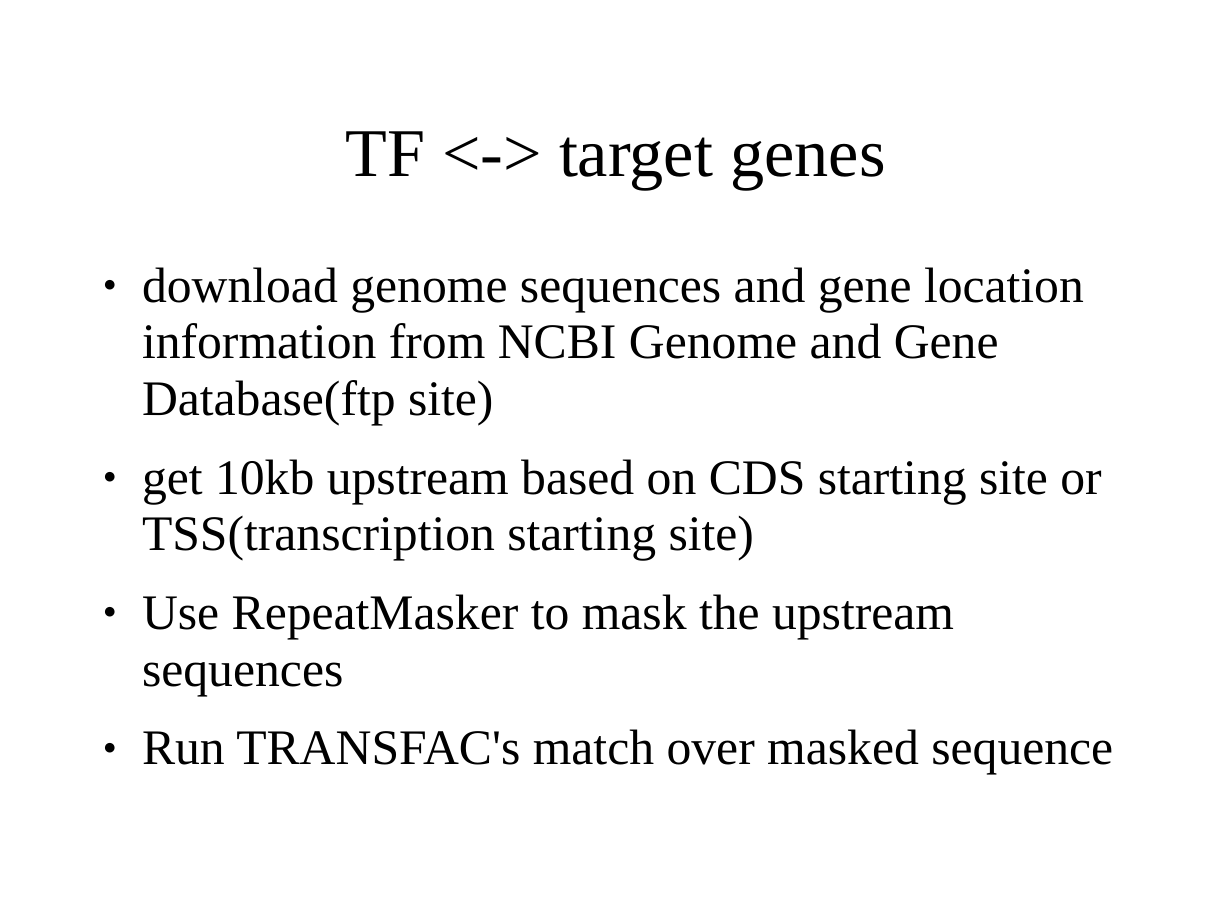
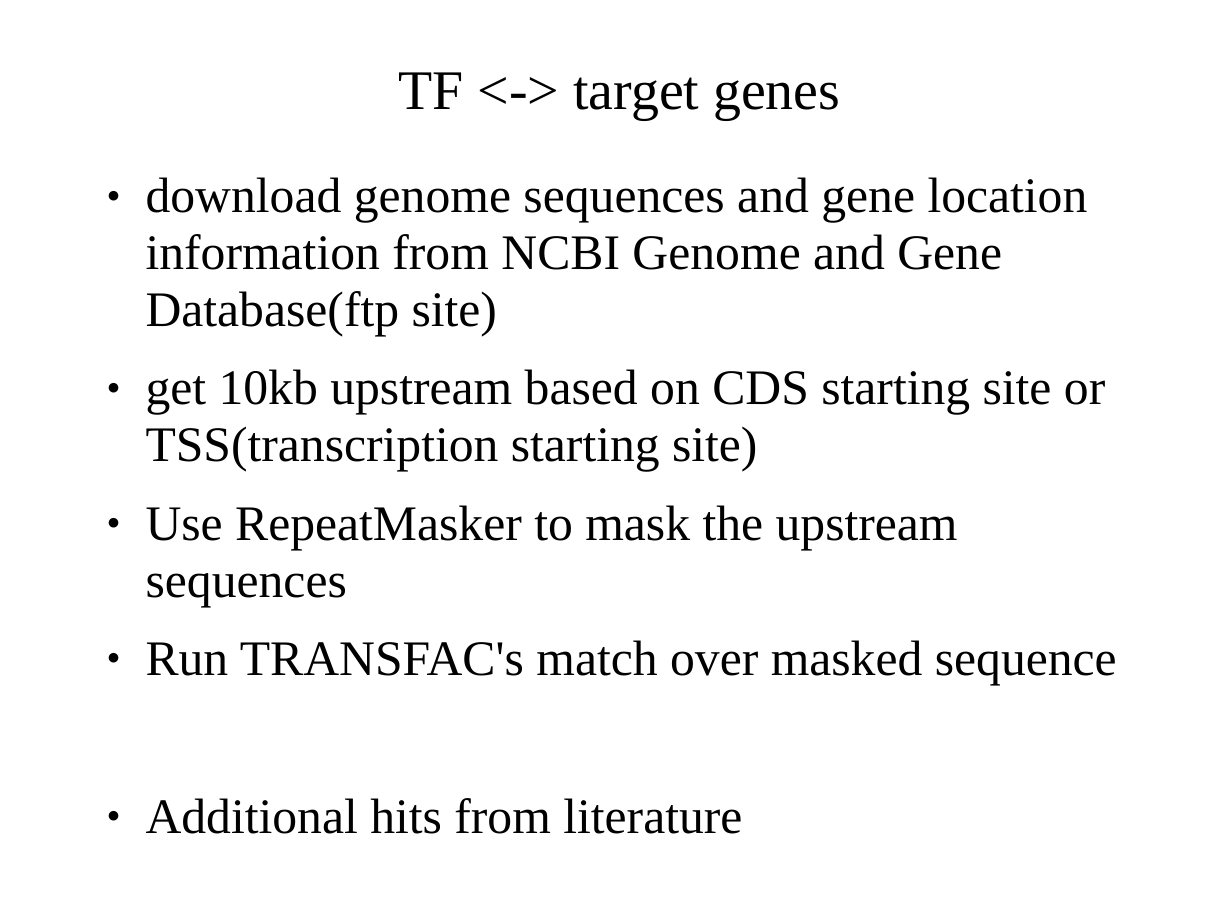
Before and after one commit to polyactis/annot, a slide deck: slide 14 of trunk/doc/lab_meeting_2006_11_21/lm_11_21_06.ppt (slide 11 before the commit). Drawn at 1232x924 pixels with LibreOffice and Linux fonts; fonts in the diff are those of the drawing. Boxes give left, top, right and bottom in pixels: in the first picture for what was removed or moved away, otherwise in the second. Text is boxed around its words. In the diff, an @@ line names an element or a change of style, - is before the commit and + after.

```diff
--- a/trunk/doc/lab_meeting_2006_11_21/lm_11_21_06.ppt
+++ b/trunk/doc/lab_meeting_2006_11_21/lm_11_21_06.ppt
@@ title "TF <-> target genes": place and size @@
-title "TF <-> target genes" at <box>346,131,885,190</box>
+title "TF <-> target genes" at <box>399,72,840,120</box>
@@ title "TF <-> target genes" at <box>399,72,840,120</box>: size 44 to 36 pt @@
@@ text "download genome sequences and gene ...": place and size @@
-text "download genome sequences and gene ..." at <box>142,267,1113,775</box>
+text "download genome sequences and gene ..." at <box>146,177,1117,834</box>
@@ text at <box>146,798,742,834</box>: paragraph added @@
+● Additional hits from literature
```
Also in this commit, not shown: 4 other slides changed, 15 slides added, 9 slides removed, 42 other files.
